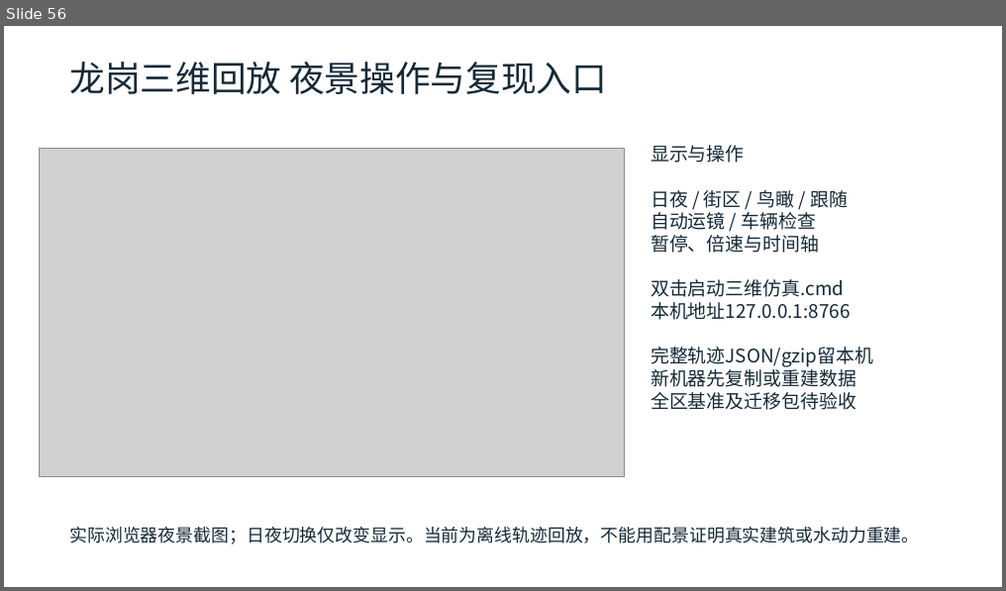
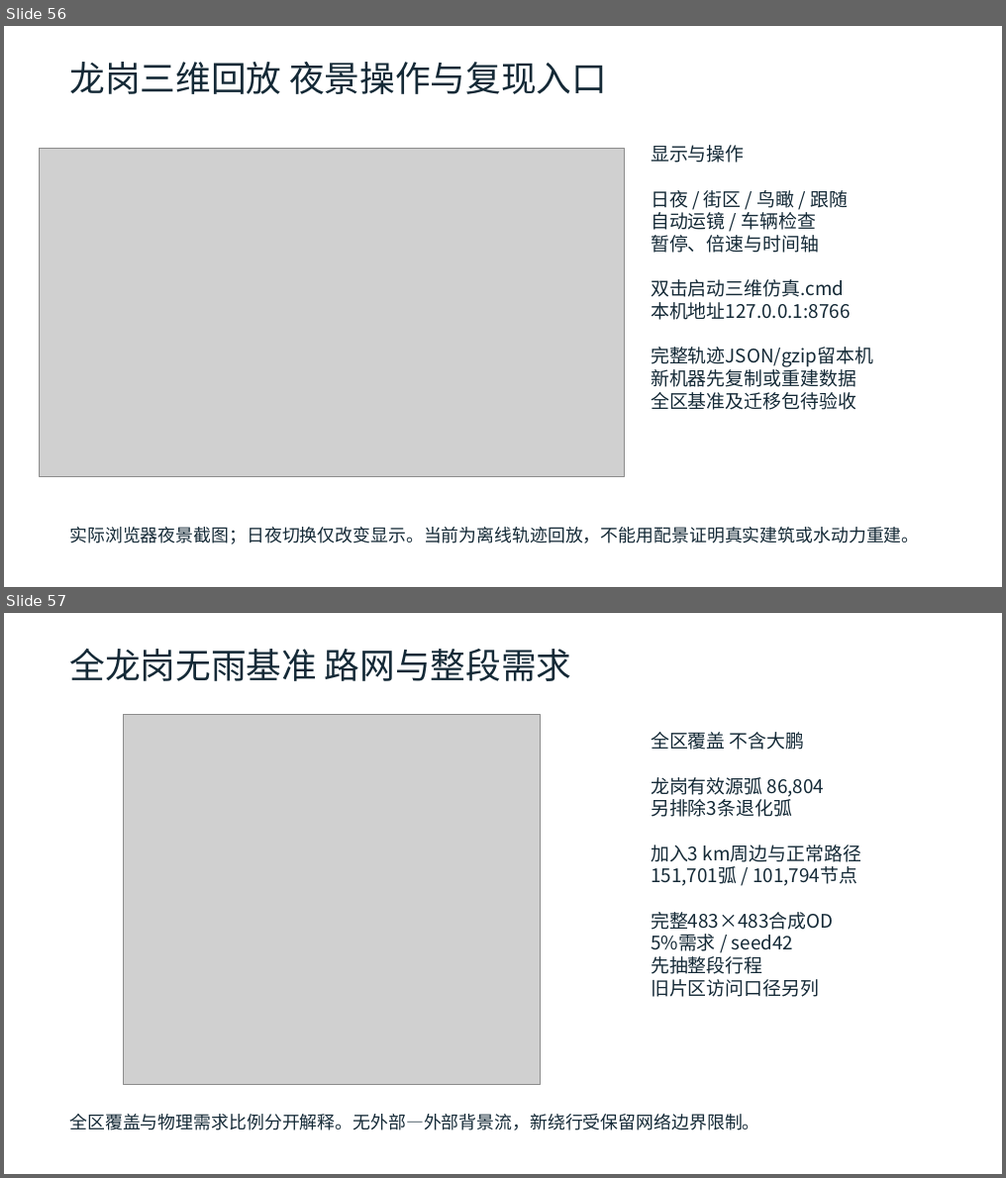
Before and after one commit to zhzhzh666/jiaotong, a slide deck: docs/deliverables/开题与阶段进展汇报.pptx. Shown one above the other, each under a label of ours: slide 56 before the commit, slides 56 and 57 after it. The pictures are 1006x591 and 1006x1178 pixels, drawn with LibreOffice and Linux fonts; fonts in the diff are those of the drawing; grey boxes stand for pictures. Boxes give left, top, right and bottom in pixels: in the first picture for what was removed or moved away, otherwise in the second. Text is boxed around its words. In the diff, an @@ line names an element or a change of style, - is before the commit and + after.

```diff
--- a/docs/deliverables/开题与阶段进展汇报.pptx
+++ b/docs/deliverables/开题与阶段进展汇报.pptx
@@ slide 57 added at bbox=[4, 613, 1002, 1174], background #FFFFFF @@
@@ text added at bbox=[69, 649, 572, 681], 34 pt, text #142936 @@
+全龙岗无雨基准 路网与整段需求
@@ picture added at bbox=[123, 714, 540, 1084] @@
@@ text added at bbox=[650, 732, 861, 997], 18 pt, text #142936 @@
+全区覆盖 不含大鹏
+龙岗有效源弧 86,804
+另排除3条退化弧
+加入3 km周边与正常路径
+151,701弧 / 101,794节点
+完整483×483合成OD
+5%需求 / seed42
+先抽整段行程
+旧片区访问口径另列
@@ text added at bbox=[69, 1114, 759, 1131], 17 pt, text #142936 @@
+全区覆盖与物理需求比例分开解释。无外部—外部背景流，新绕行受保留网络边界限制。
```
Also in this commit, not shown: 8 slides changed, 4 other slides added, 24 other files.
